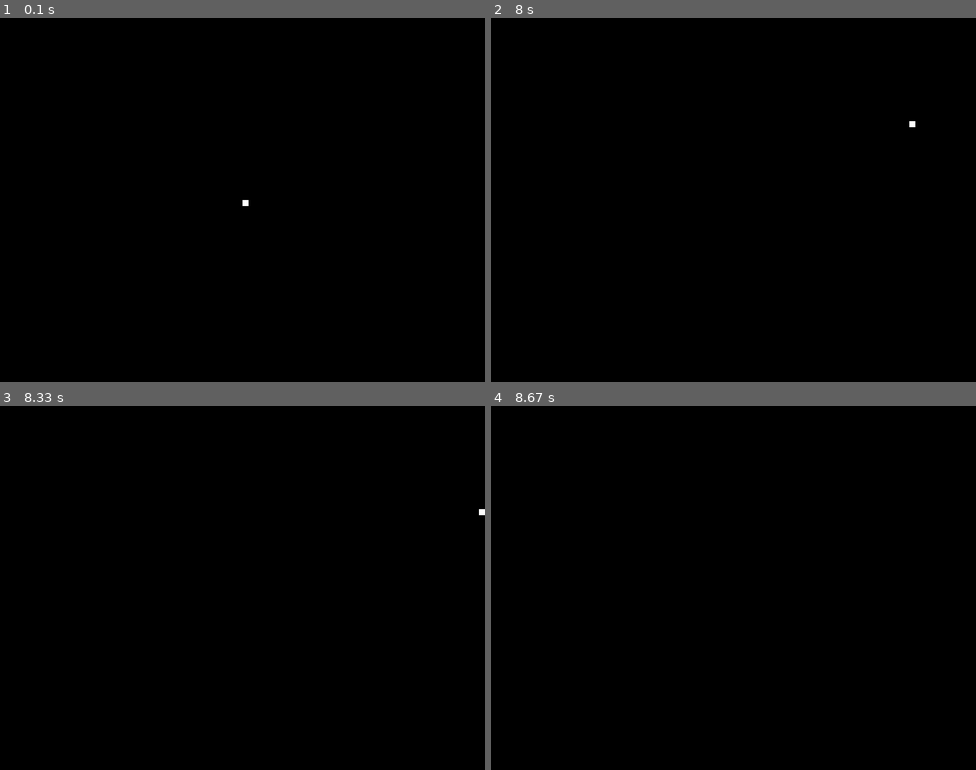
Above: before the commit, frames 1-4 (two rows, left to right).
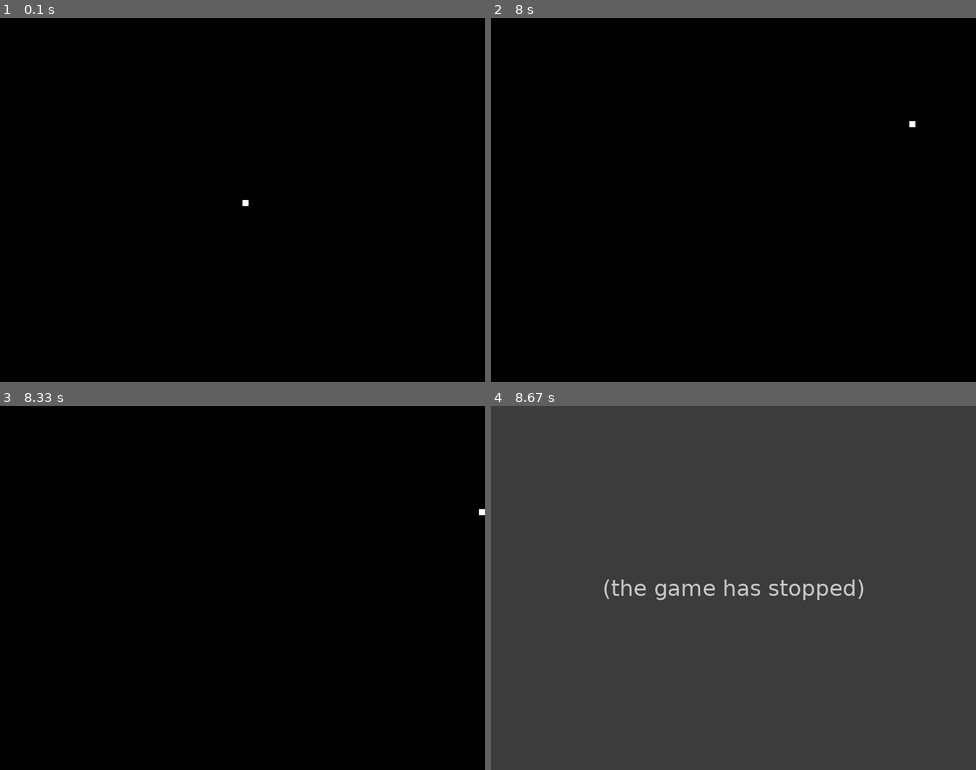
Above: after the commit, the same moments.

Repository: bitmap357/Pygame_Snake
Game: pygame game, started from Snake Game.py
Two runs of this game, one before a commit and one after it. Both use one fixed random seed, a clock stepped at 60 frames per second and the inputs below.
Inputs:
- Up to frame 1 (0.1 s): no input
- Up to frame 2 (8 s): hold Up 0.33-0.8 s; hold Right 0.83-1.47 s; hold Down 1.5-1.87 s; hold Left 1.9-2.37 s; hold Right 2.4-2.87 s; hold Up 2.9-3.2 s; hold Right 3.23-3.7 s; hold Left 3.73-4.27 s; hold Down 4.3-4.6 s; hold Left 4.63-5.03 s; hold Up 5.07-5.43 s; hold Right 5.47-6.1 s; hold Down 6.13-6.5 s; hold Left 6.53-7 s; hold Right 7.03-7.5 s; hold Up 7.53-7.83 s; hold Right from 7.87 s (still down)
- Up to frame 3 (8.33 s): keep holding Right
- Up to frame 4 (8.67 s): release Right at 8.33 s

Frames 1-3 are identical in both runs. In frame 4, 100% of the frame differs, in the area x 0-100%, y 0-100%.
After the commit the program exited at 8.37 s; later frames show no game.

Commit message:
adding bounds

Diff:
--- a/Snake Game.py
+++ b/Snake Game.py
@@ -41,9 +41,13 @@
                 x1_change = 0
                 y1_change = 10
 
-
     x1 = x1 + x1_change
     y1 = y1 + y1_change
+
+    if x1 >= window_width or x1 < 0 or y1 >= window_height or y1 < 0:
+        game_over = True
+
+
     window.fill(black)
 
     pygame.draw.rect(window, white, [x1, y1, 10, 10])
